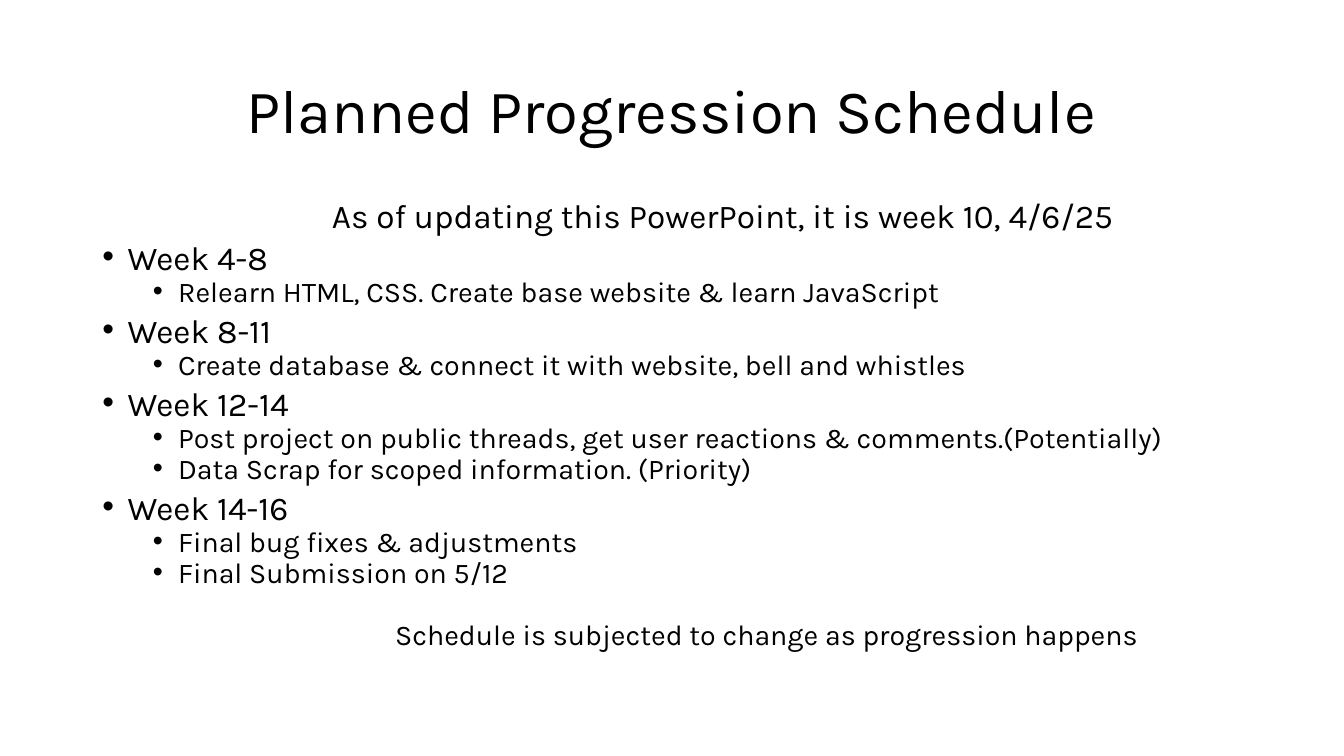
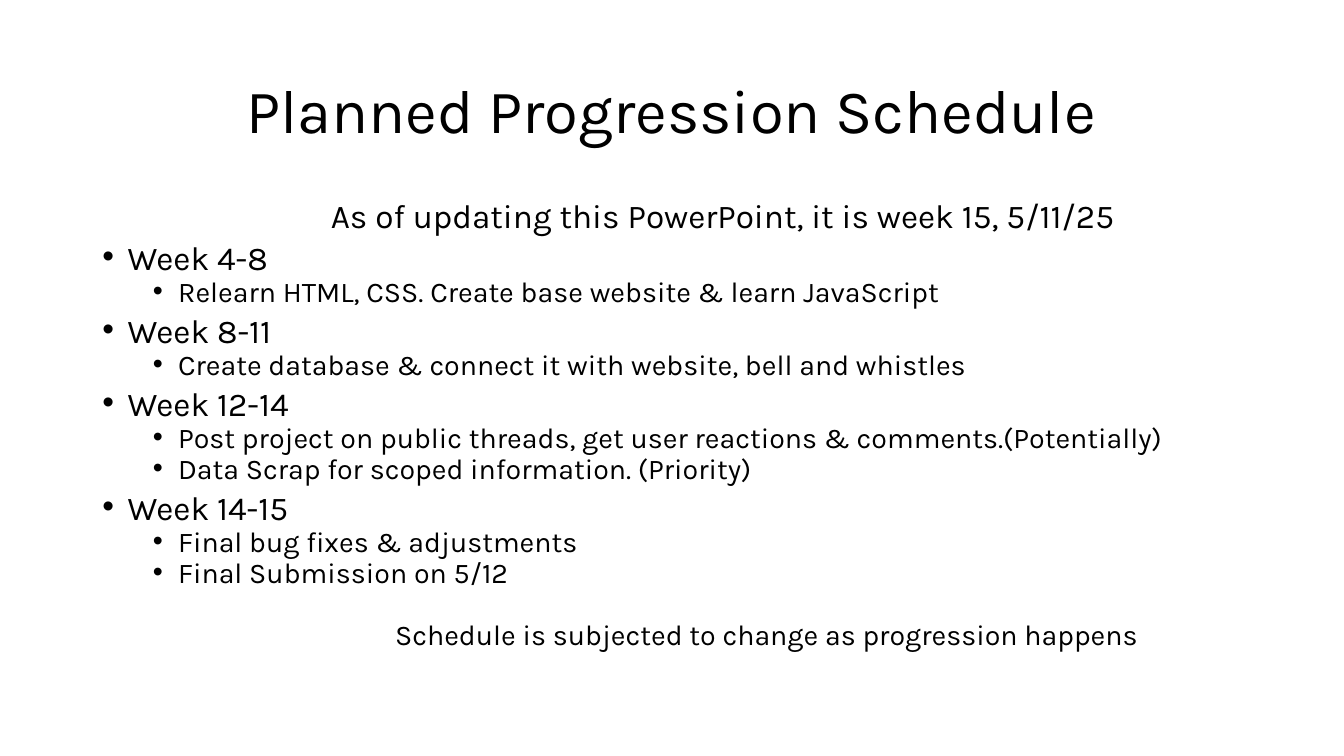
Before and after one commit to anthony2421/cisc4900-anthony2421-vc1a, a slide deck: slide 19 of Progress documentations/CISC 4900 - Diagram.pptx (slide 14 before the commit). Drawn at 1344x756 pixels with LibreOffice and Linux fonts; fonts in the diff are those of the drawing. Boxes give left, top, right and bottom in pixels: in the first picture for what was removed or moved away, otherwise in the second. Text is boxed around its words. In the diff, an @@ line names an element or a change of style, - is before the commit and + after.

```diff
--- a/Progress documentations/CISC 4900 - Diagram.pptx
+++ b/Progress documentations/CISC 4900 - Diagram.pptx
@@ text at <box>331,203,1114,236</box>: text changed @@
-As of updating this PowerPoint, it is week 10, 4/6/25
+As of updating this PowerPoint, it is week 15, 5/11/25
@@ text at <box>128,497,288,521</box>: text changed @@
-• Week 14-16
+• Week 14-15
```
Also in this commit, not shown: 7 other slides changed, 15 slides added.
